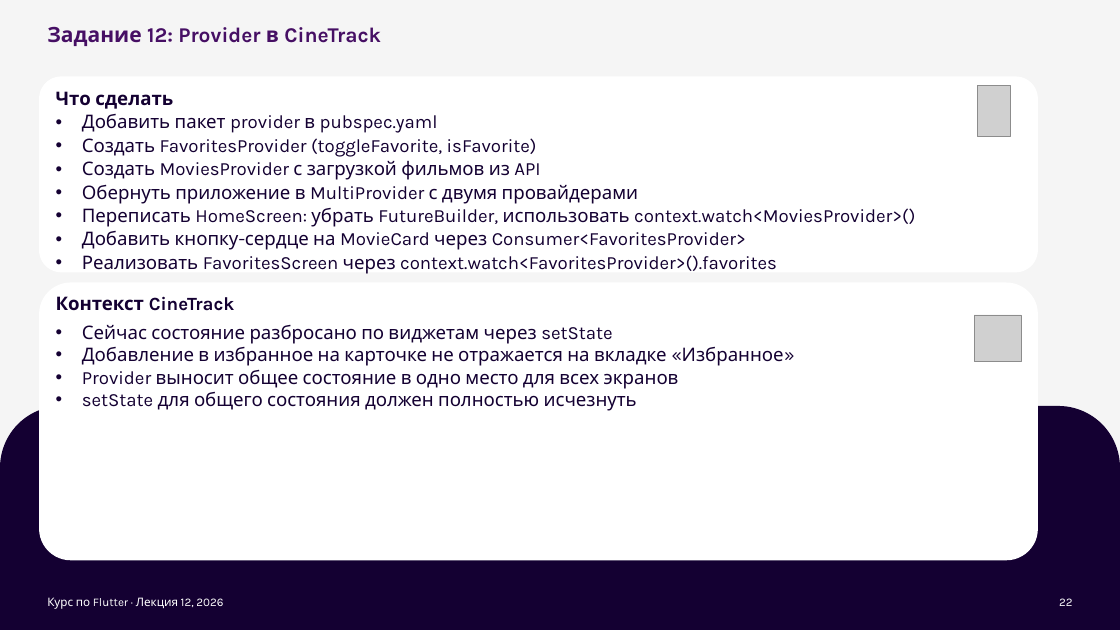
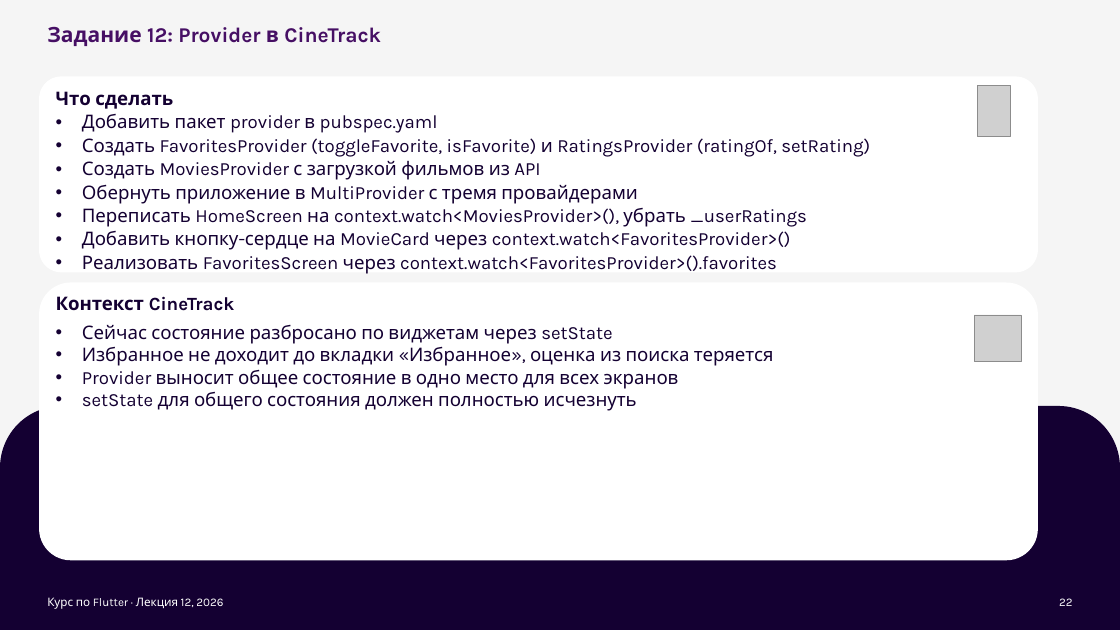
Before and after one commit to xander9112/university_flutter_course, a slide deck: slide 22 of Лекция 12 - Управление состоянием/Лекция 12 - Управление состоянием.pptx. Drawn at 1120x630 pixels with LibreOffice and Linux fonts; fonts in the diff are those of the drawing; grey boxes stand for pictures; background and template pictures are left out. Boxes give left, top, right and bottom in pixels: in the first picture for what was removed or moved away, otherwise in the second. Text is boxed around its words. In the diff, an @@ line names an element or a change of style, - is before the commit and + after.

```diff
--- a/Лекция 12 - Управление состоянием/Лекция 12 - Управление состоянием.pptx
+++ b/Лекция 12 - Управление состоянием/Лекция 12 - Управление состоянием.pptx
@@ text at (82, 138, 870, 157): text changed @@
-• Создать FavoritesProvider (toggleFavorite, isFavorite)
+• Создать FavoritesProvider (toggleFavorite, isFavorite) и RatingsProvider (ratingOf, setRating)
@@ text at (82, 184, 806, 250): text changed @@
-• Обернуть приложение в MultiProvider с двумя провайдерами
-• Переписать HomeScreen: убрать FutureBuilder, использовать context.watch<MoviesProvider>()
-• Добавить кнопку-сердце на MovieCard через Consumer<FavoritesProvider>
+• Обернуть приложение в MultiProvider с тремя провайдерами
+• Переписать HomeScreen на context.watch<MoviesProvider>(), убрать _userRatings
+• Добавить кнопку-сердце на MovieCard через context.watch<FavoritesProvider>()
@@ text at (82, 346, 774, 366): text changed @@
-• Добавление в избранное на карточке не отражается на вкладке «Избранное»
+• Избранное не доходит до вкладки «Избранное», оценка из поиска теряется
```
Also in this commit, not shown: 11 other files.
